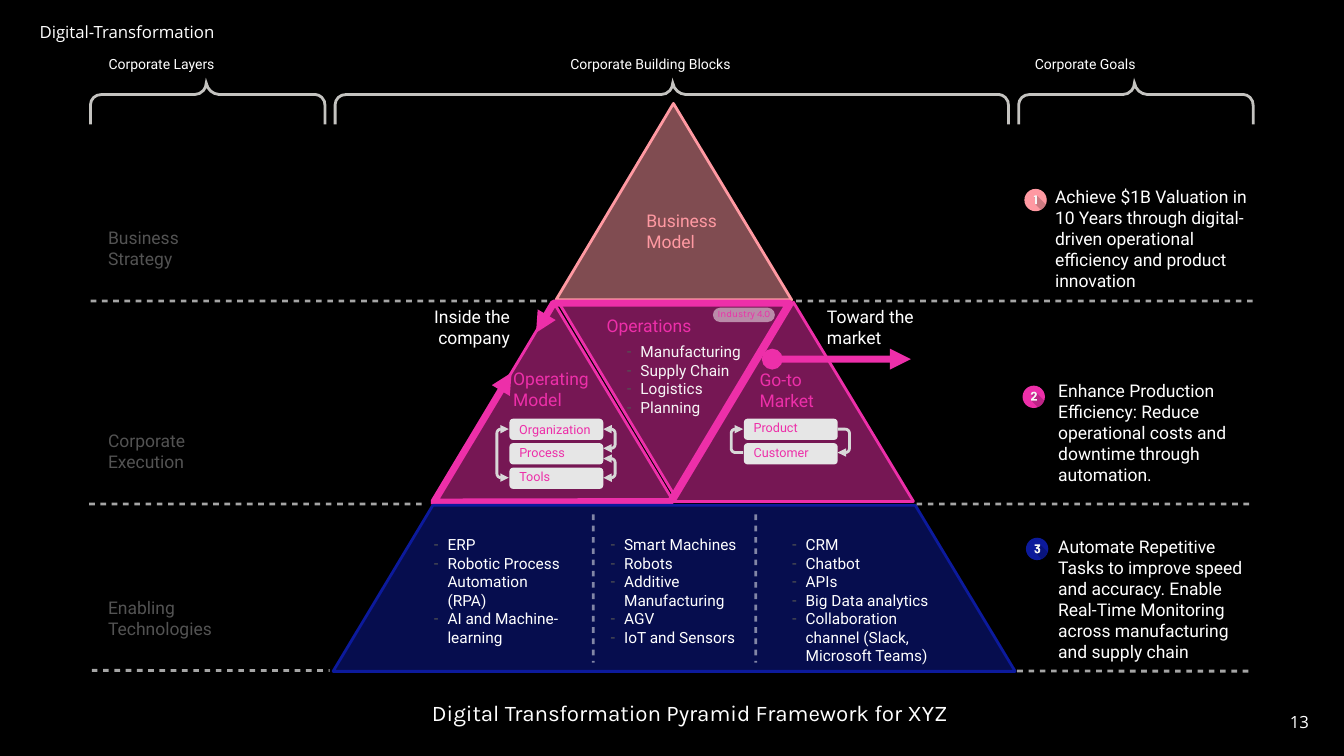
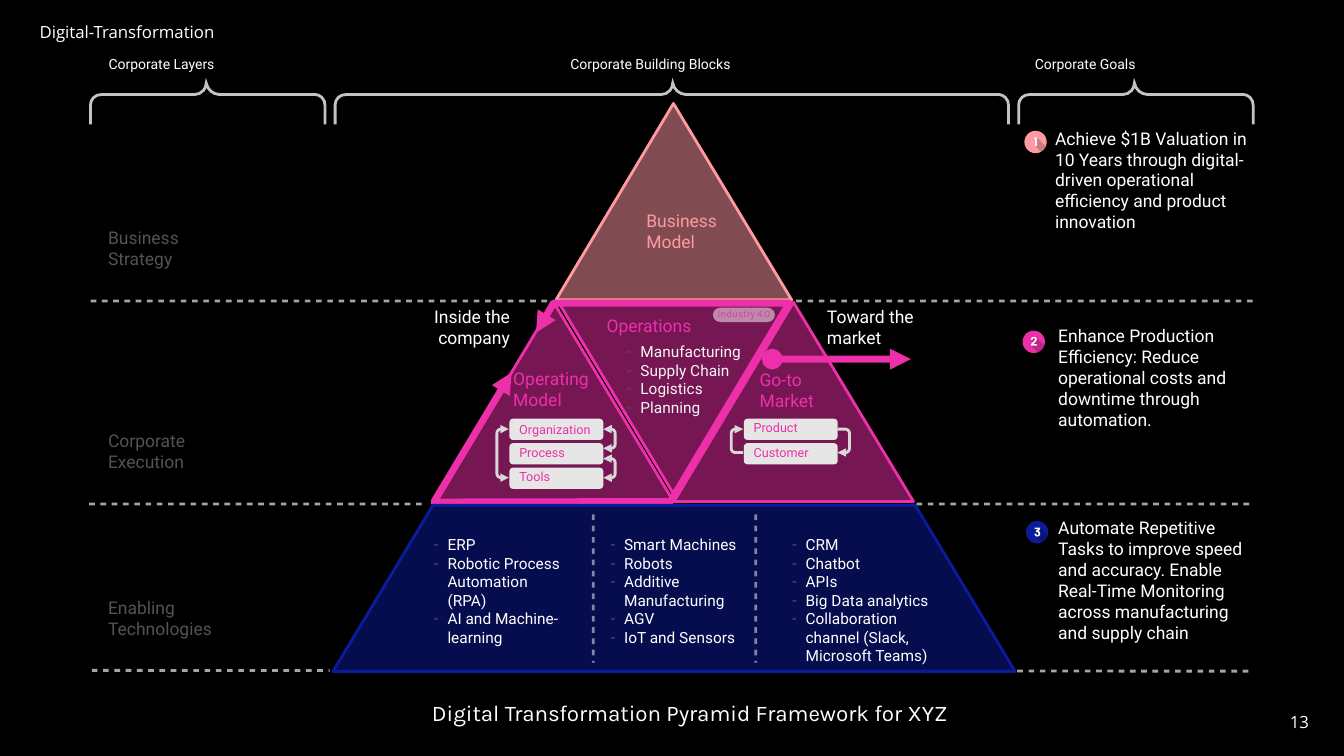
Before and after one commit to IsraelVow/Business-Intelligence---Digital-Transformation-Analysis, a slide deck: slide 13 of Power Point Presentations/Israel Josiah - Digital Transformation Journey.pptx. Drawn at 1344x756 pixels with LibreOffice and Linux fonts; fonts in the diff are those of the drawing. Boxes give left, top, right and bottom in pixels: in the first picture for what was removed or moved away, otherwise in the second. Text is boxed around its words. In the diff, an @@ line names an element or a change of style, - is before the commit and + after.

```diff
--- a/Power Point Presentations/Israel Josiah - Digital Transformation Journey.pptx
+++ b/Power Point Presentations/Israel Josiah - Digital Transformation Journey.pptx
@@ 2 freeform shapes, 1 ellipse moved together from (x1=1024, y1=189, x2=1047, y2=211) to (x1=1024, y1=131, x2=1047, y2=153) @@
@@ 2 texts, 2 freeform shapes, 1 ellipse moved together from (x1=1022, y1=188, x2=1247, y2=481) to (x1=1022, y1=130, x2=1247, y2=426) @@
@@ 2 freeform shapes, 1 ellipse moved together from (x1=1026, y1=537, x2=1049, y2=560) to (x1=1026, y1=521, x2=1049, y2=543) @@
@@ text "Automate Repetitive Tasks to improve ..." moved from (x1=1058, y1=540, x2=1242, y2=662) to (x1=1058, y1=521, x2=1242, y2=643) @@
```
Also in this commit, not shown: 1 other slide changed, 3 other files.
